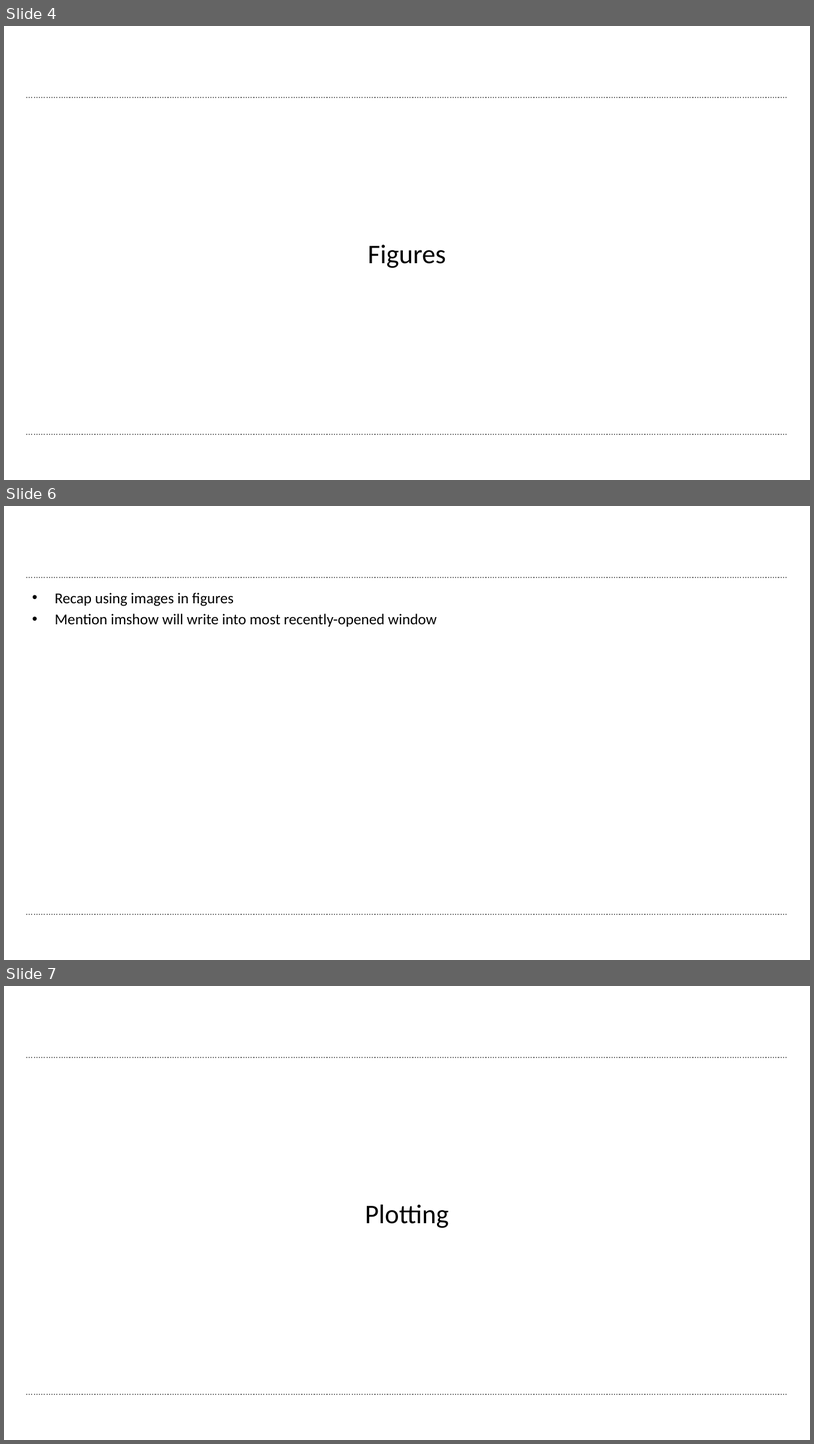
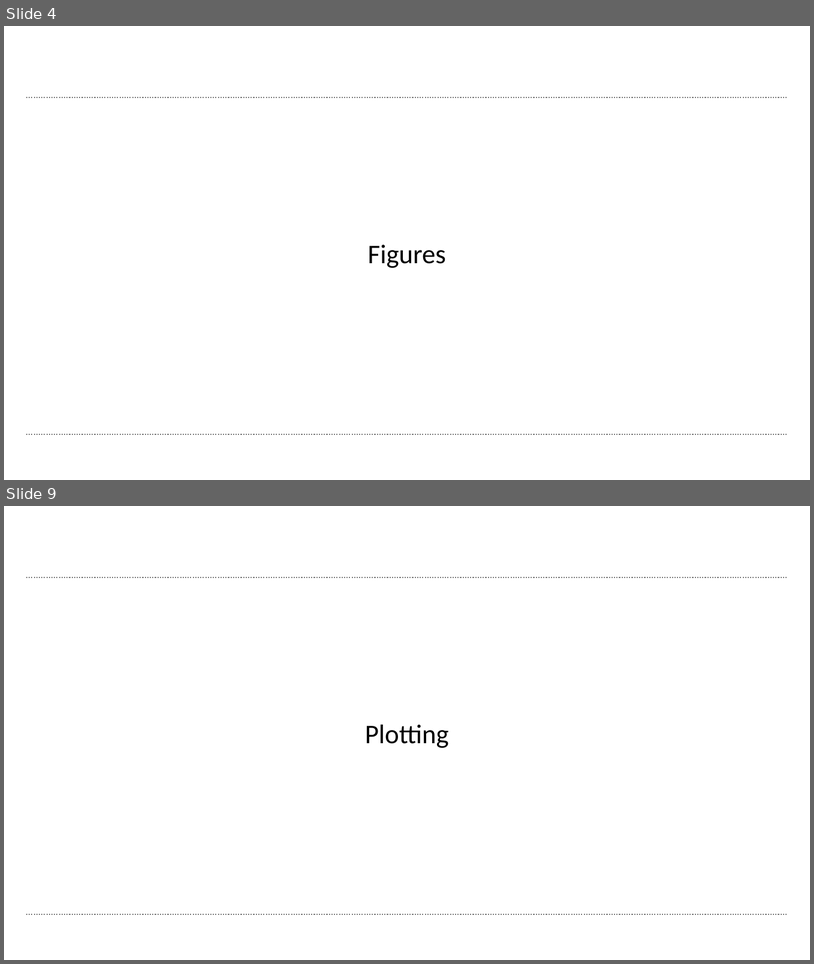
Before and after one commit to wbif-bristol/MATLAB-course, a slide deck: Session 4 - Figures and plotting/MATLAB Session 4.pptx. Shown one above the other, each under a label of ours: slides 4, 6 and 7 before the commit, slides 4 and 9 after it; the slides between them are not shown. The pictures are 814x1444 and 814x964 pixels, drawn with LibreOffice and Linux fonts; fonts in the diff are those of the drawing; background and template pictures are left out. Boxes give left, top, right and bottom in pixels: in the first picture for what was removed or moved away, otherwise in the second. Text is boxed around its words. In the diff, an @@ line names an element or a change of style, - is before the commit and + after.

```diff
--- a/Session 4 - Figures and plotting/MATLAB Session 4.pptx
+++ b/Session 4 - Figures and plotting/MATLAB Session 4.pptx
@@ slide 6 removed at <box>4,506,810,960</box>, background #FFFFFF; not listed: 2 template elements that a slide beside it also shows @@
@@ text removed at <box>55,592,437,627</box> @@
-• Recap using images in figures
-• Mention imshow will write into most recently-opened window
@@ what was slide 7 is now slide 9 @@
```
Also in this commit, not shown: 1 slide changed, 4 slides added.
